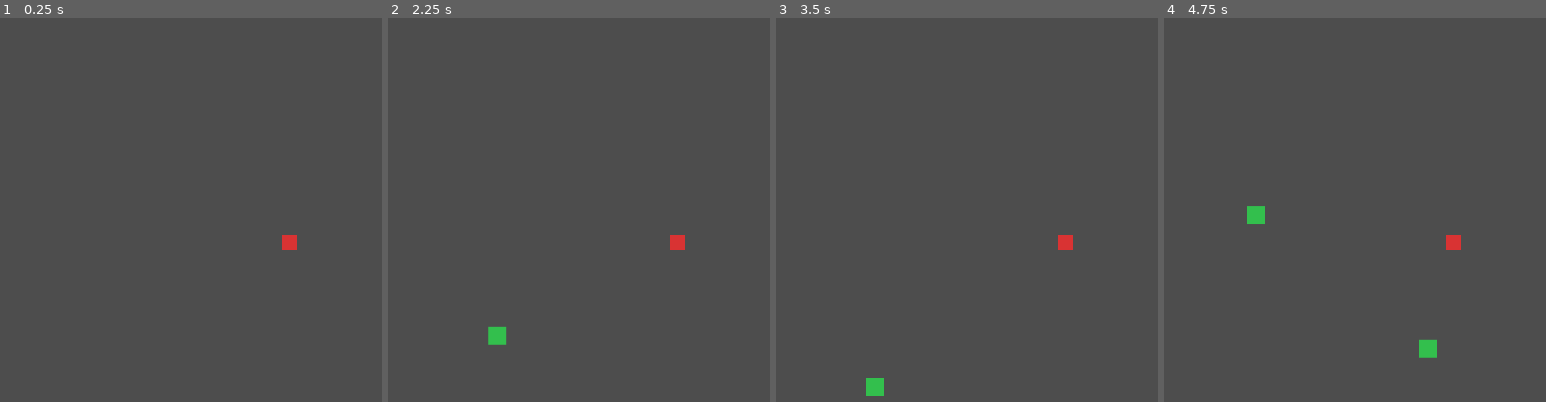
Above: before the commit, frames 1-4 (left to right).
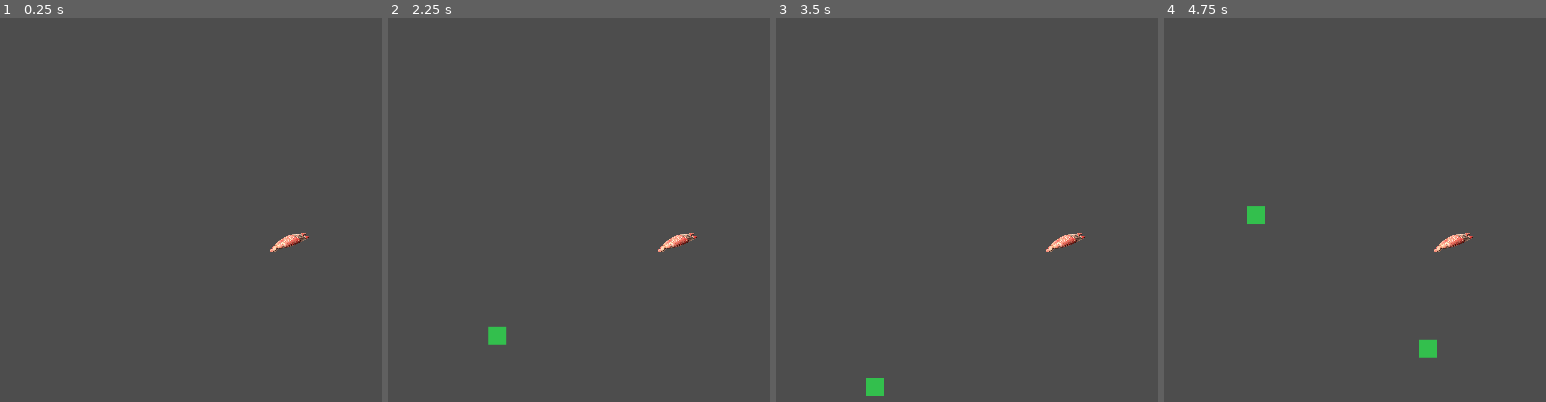
Above: after the commit, the same moments.

Repository: scattercat-123/Meat-the-resistance
Game: Godot game, scene res://scenes/arena.tscn
Two runs of this game, one before a commit and one after it. Both use one fixed random seed, a clock stepped at 60 frames per second and the inputs below.
Inputs:
- Up to frame 1 (0.25 s): no input
- Up to frame 2 (2.25 s): tap Enter (ui_accept) at 0.5, 0.77, 1.25, 1.52, 2 s; hold Right (ui_right) 0.53-1.28 s; hold Down (ui_down) 1.28-2.03 s; hold Right (ui_right) from 2.03 s (still down)
- Up to frame 3 (3.5 s): release Right (ui_right) at 2.78 s; hold Up (ui_up) from 2.78 s (still down); tap Enter (ui_accept) at 3.02 s
- Up to frame 4 (4.75 s): release Up (ui_up) at 3.53 s; hold Left (ui_left) from 3.53 s (still down); tap Enter (ui_accept) at 3.77, 4.52 s

The runs differ from the first frame. In frame 1, 0.3% of the frame differs, in the area x 70-81%, y 55-61%; in frame 2, 0.3%; in frame 3, 0.3%; in frame 4, 0.3%.

Commit message:
use real steak render as player sprite

Diff:
--- a/project.godot
+++ b/project.godot
@@ -11,11 +11,14 @@
 [application]
 
 config/name="Meat the resistance"
-config/features=PackedStringArray("4.6", "GL Compatibility")
+run/main_scene="res://scenes/arena.tscn"
+config/features=PackedStringArray("4.7", "GL Compatibility")
 config/icon="res://icon.svg"
-run/main_scene="res://scenes/arena.tscn"
 
 [autoload]
+
+
+
 
 GameManager="*res://scripts/game_manager.gd"
 
--- a/scenes/player.tscn
+++ b/scenes/player.tscn
@@ -1,6 +1,7 @@
-[gd_scene load_steps=4 format=3]
+[gd_scene load_steps=5 format=3]
 
 [ext_resource type="Script" path="res://scripts/player.gd" id="1"]
+[ext_resource type="Texture2D" path="res://assets/HumanSteak_Raw.webp" id="3"]
 
 [sub_resource type="CircleShape2D" id="1"]
 radius = 16.0
@@ -13,12 +14,9 @@
 collision_mask = 1
 script = ExtResource("1")
 
-[node name="Sprite" type="ColorRect" parent="."]
-offset_left = -16.0
-offset_top = -16.0
-offset_right = 16.0
-offset_bottom = 16.0
-color = Color(0.85, 0.2, 0.2, 1)
+[node name="Sprite" type="Sprite2D" parent="."]
+scale = Vector2(0.08, 0.08)
+texture = ExtResource("3")
 
 [node name="CollisionShape2D" type="CollisionShape2D" parent="."]
 shape = SubResource("1")
Binary file added: assets/HumanSteak_Raw.webp
Not shown, added: assets/HumanSteak_Raw.webp.import
Not shown, added: scripts/arena.gd.uid
Not shown, added: scripts/enemy.gd.uid
Not shown, added: scripts/game_manager.gd.uid
Not shown, added: scripts/player.gd.uid
